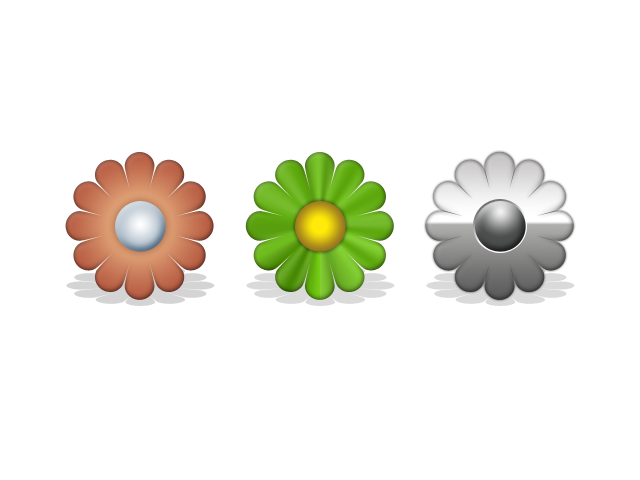
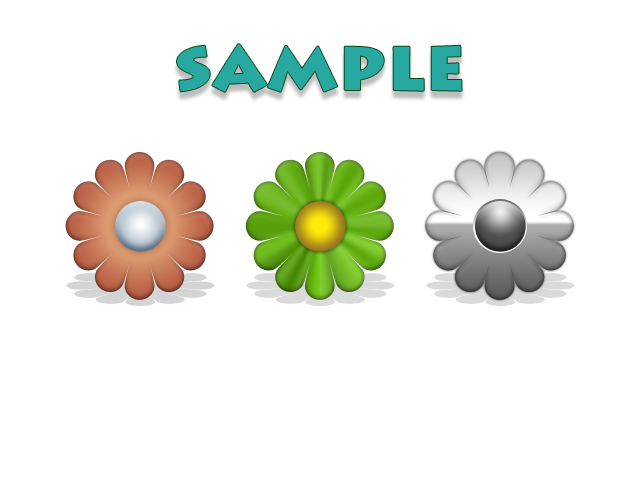
Layers edited between the first and the second 640px x 480px image:
added layer "sample" above "Group 3" over [177,44,462,92]
